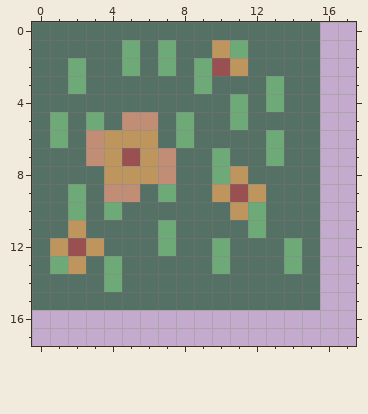
Pixel-art file, stored at Assets/Tiles/Flowery grass.ase. Above, as it was before the edit.
32x32 pixels, 1 frame. Shown: x 0..17, y 0..17.
And afterwards:
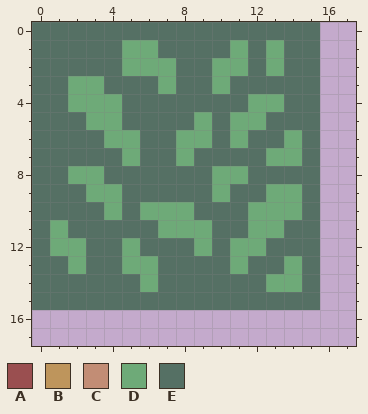
Palette (. is transparent): A #9a4f50  B #be955c  C #c28d75  D #6eaa78  E #557064
The exact change:
Colour A gives way to colour D in row 2 at x 10; in row 7 at x 5; in row 12 at x 2.
Colour B gives way to colour D in row 2 at x 11; in row 6 at x 4 to 5; in row 8 at x 11; in row 9 at x 10; in row 12 at x 1; in row 13 at x 2.
Colour C gives way to colour D in row 9 at x 4.
Colour E gives way to colour D in rows 1 to 2 at x 6 and 13; in row 3 at x 3, 7 and 10; in row 4 at x 2 to 4 and 12; in row 5 at x 4, 9 and 12; in row 6 at x 9, 11 and 14; in row 7 at x 8 and 14.
Colour E gives way to colour D in row 8 at x 2 to 3; in row 9 at x 3 and 13 to 14; in row 10 at x 6 to 8 and 13 to 14; in row 11 at x 1, 8 to 9 and 13; in row 12 at x 5, 9 and 11 to 12; in row 13 at x 5 to 6 and 11.
Colour E gives way to colour D in row 14 at x 6 and 13 to 14.
Colour A gives way to colour E in row 9 at x 11.
Colour B gives way to colour E in row 1 at x 10; in row 6 at x 6; in row 7 at x 4 and 6; in row 8 at x 4 to 6; in row 9 at x 12; in row 10 at x 11.
Colour B gives way to colour E in row 11 at x 2; in row 12 at x 3.
Colour C gives way to colour E in row 5 at x 5 to 6; in row 6 at x 3; in row 7 at x 3 and 7; in row 8 at x 7; in row 9 at x 5.
Colour D gives way to colour E in row 1 at x 7; in row 2 at x 2 and 9; in row 3 at x 9 and 13; in row 4 at x 11; in row 5 at x 1 and 8; in row 6 at x 1 and 13.
Colour D gives way to colour E in row 7 at x 10; in row 9 at x 2 and 7; in row 10 at x 2; in row 12 at x 7, 10 and 14; in row 13 at x 1, 4 and 10; in row 14 at x 4.
Boxes around the changes in both pictures, in picture pixels (x1, y1, x2, y2):
changed: (50, 40, 302, 292)
